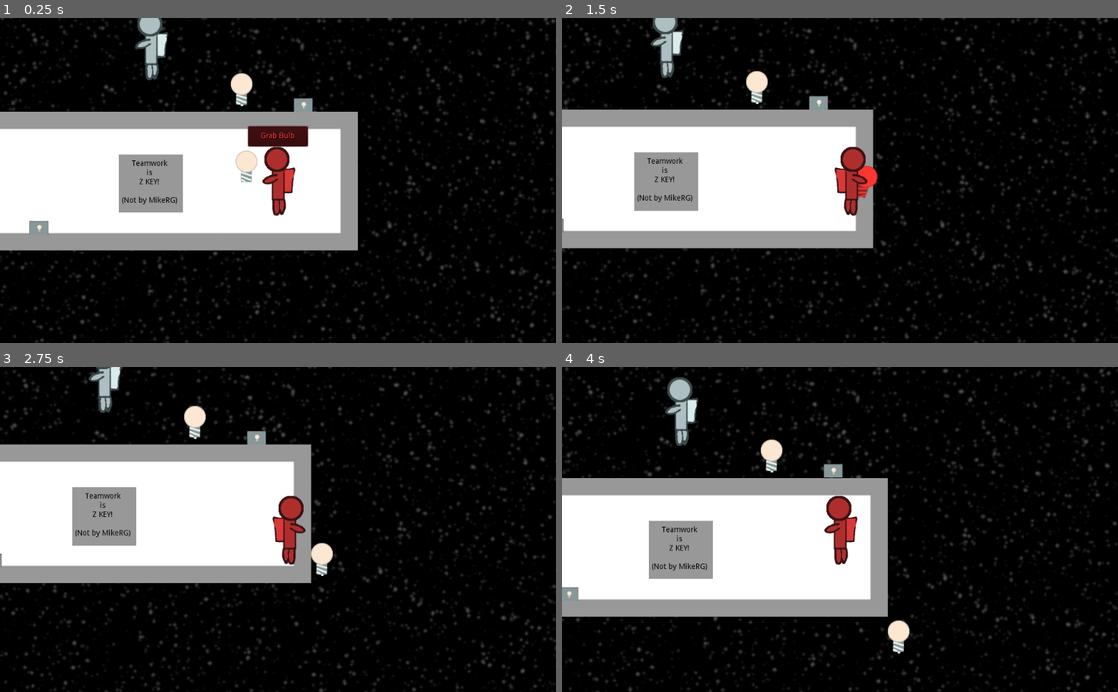
Above: before the commit, frames 1-4 (two rows, left to right).
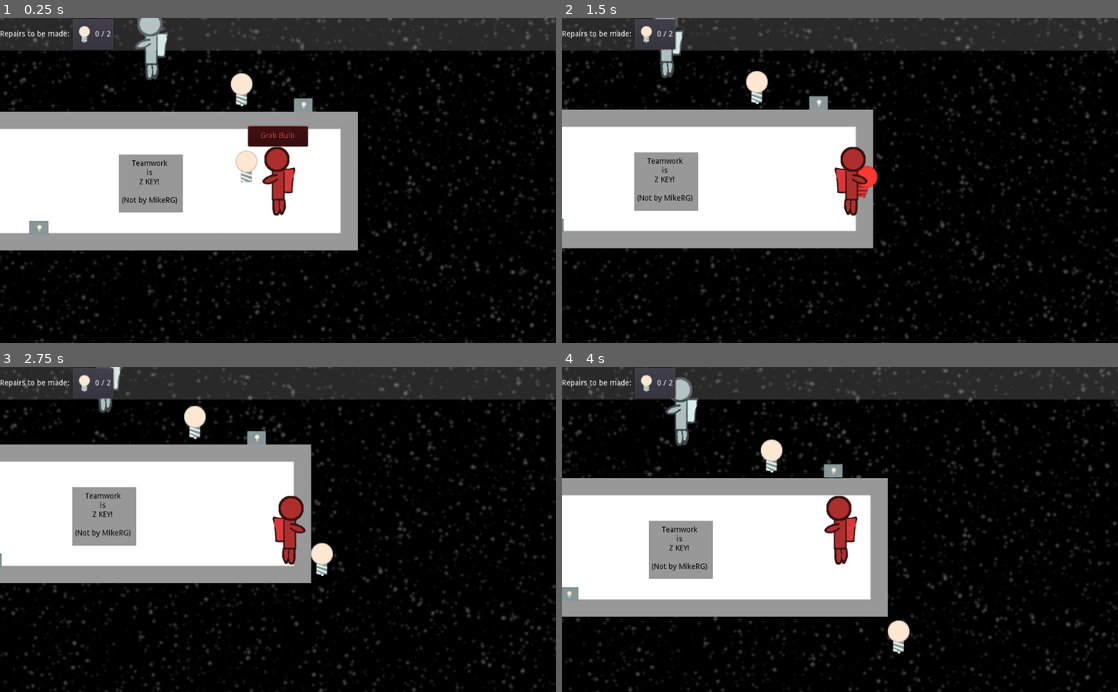
Above: after the commit, the same moments.

Repository: thecyberwraith/cb-gamejam-2021
Game: Godot game, scene res://Levels/Level3/Level3.tscn
Same seed, same stepped clock (60 frames per second), same inputs: the game is played once before the commit and once after it. This scene is started directly instead of the project's main scene.
Inputs:
- Up to frame 1 (0.25 s): no input
- Up to frame 2 (1.5 s): tap Enter at 0.5 s; hold Right (ui_right) 0.53-1.28 s; tap Space (ui_select) at 0.77 s; hold Down (ui_down) from 1.28 s (still down)
- Up to frame 3 (2.75 s): tap Space (ui_select) at 1.52 s; release Down (ui_down) at 2.03 s; hold Right (ui_right) from 2.03 s (still down)
- Up to frame 4 (4 s): release Right (ui_right) at 2.78 s; hold Up (ui_up) 2.78-3.53 s; tap Space (ui_select) at 3.02, 3.77 s; hold Left (ui_left) from 3.53 s (still down)

The runs differ from the first frame. In frame 1, 9.7% of the frame differs, in the area x 0-100%, y 0-11%; in frame 2, 9.9%; in frame 3, 9.9%; in frame 4, 9.9%.

Commit message:
Updated 2 move levels to use todos.

Diff:
--- a/Levels/GUI/Todos.gd
+++ b/Levels/GUI/Todos.gd
@@ -8,7 +8,7 @@
 
 onready var container = get_node("PanelContainer/HBoxContainer/Container")
 
-enum Tasks {BULB=0, LEAK=1, DOOR=2}
+enum Tasks {BULB=0, DOOR=1, LEAK=2}
 
 var current_tasks: Dictionary = {}
 
--- a/Levels/Level3/Level3.gd
+++ b/Levels/Level3/Level3.gd
@@ -1,6 +1,7 @@
 extends Node2D
 
 onready var level_core = get_node("LevelCore")
+onready var todos = level_core.get_todos()
 onready var base_1 = get_node("BulbBase")
 onready var base_2 = get_node("BulbBase2")
 
@@ -10,10 +11,10 @@
 	base_1.connect("on_bulb_placed", self, "on_based_filled", [1])
 	base_2.connect("on_bulb_placed", self, "on_based_filled", [1])
 	base_1.connect("on_bulb_removed", self, "on_based_filled", [-1])
-	base_1.connect("on_bulb_removed", self, "on_based_filled", [-1])
+	base_2.connect("on_bulb_removed", self, "on_based_filled", [-1])
+	todos.add_todo(Todos.Tasks.BULB, 2)
+	todos.connect("all_tasks_complete", level_core, "level_success")
 
 func on_based_filled(amount: int):
 	bases_filled += amount
-
-	if bases_filled == 2:
-		level_core.level_success()
+	todos.update_todo(Todos.Tasks.BULB, bases_filled)
--- a/Levels/Level4/Level4.gd
+++ b/Levels/Level4/Level4.gd
@@ -1,25 +1,31 @@
 extends Node2D
 
 onready var level_core: LevelCore = get_node("LevelCore")
+onready var todos: Todos = level_core.get_todos()
 onready var airlock: BreakableAirLock = get_node("Ship/BreakableAirLock")
 onready var base: BulbBase = get_node("BulbBase")
 
 var door_ejected_before: bool = false
 
 func _ready():
+	todos.add_todo(Todos.Tasks.BULB, 1)
 	airlock.connect("door_attached", self, "on_door_repaired")
 	base.connect("on_bulb_placed", self, "on_bulb_placed")
+	todos.connect("all_tasks_complete", level_core, "level_success")
 
 func on_door_repaired():
 	door_ejected_before = true
 	if base.bulb_placed:
 		base.eject_bulb()
 		level_core.get_astronauts()[0].confuse()
+		todos.update_todo(Todos.Tasks.BULB, 0)
+	todos.update_todo(Todos.Tasks.DOOR, 1)
 
 func on_bulb_placed():
-	if door_ejected_before and airlock.broken_door == airlock.Door.NONE:
-		level_core.level_success()
-	else:
+	if !door_ejected_before:
 		airlock.break_door(BreakableAirLock.Door.LEFT)
 		door_ejected_before = true
 		level_core.get_astronauts()[0].confuse()
+		todos.add_todo(Todos.Tasks.DOOR, 1)
+
+	todos.update_todo(Todos.Tasks.BULB, 1)
